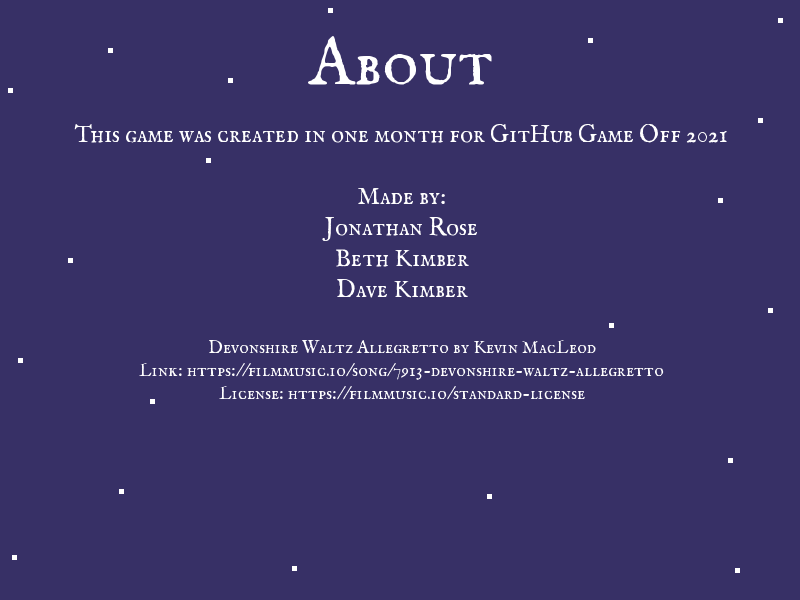
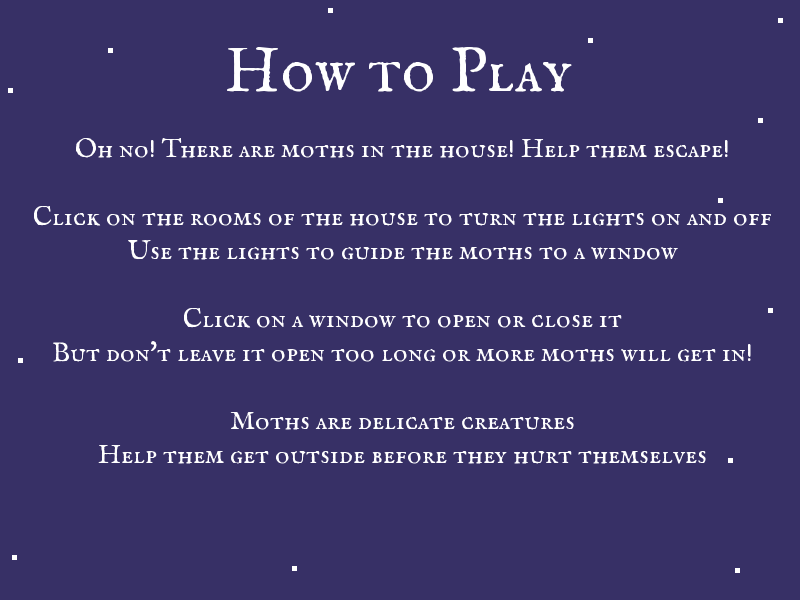
Layers edited between the first and the second 800 x 600 image:
added layer "How to Play" above "Oh no! There are moths in the ..." over box(227, 47, 572, 92)
added layer "Oh no! There are moths in the ..." above "how to play blocker" over box(34, 138, 772, 464)
added layer "how to play blocker" above "tick" over box(34, 36, 689, 499)
hid "About" over box(308, 36, 492, 85)
hid "This game was created in one m..." over box(74, 124, 727, 400)
hid "about mask" over box(255, 126, 527, 400)
